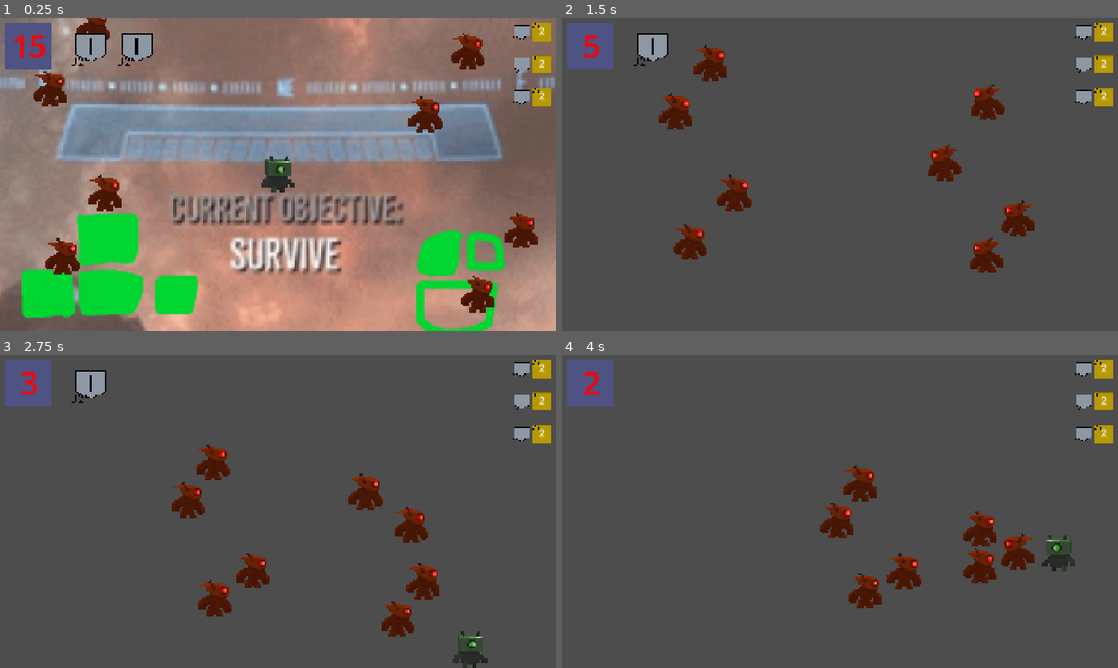
Above: before the commit, frames 1-4 (two rows, left to right).
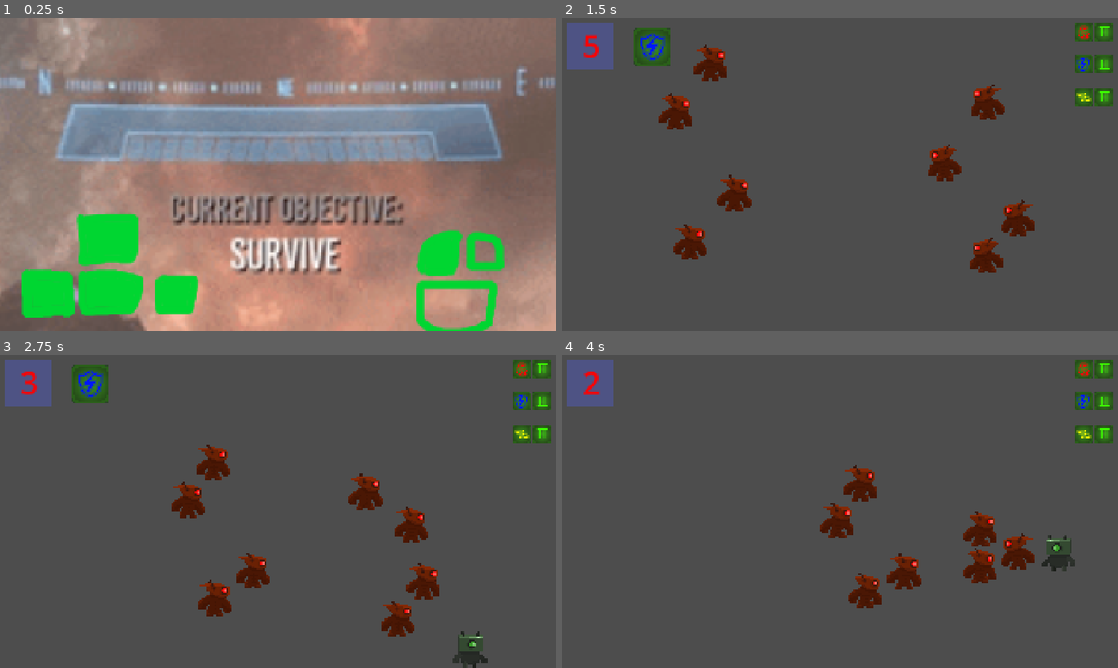
Above: after the commit, the same moments.

Repository: Paul-Sml/GameJam-gmtk2026
Game: Godot game, scene res://game_scene.tscn
The game is run twice, just before and just after one commit, with the same random seed, the same clock (stepped at 60 frames per second) and the same inputs.
Inputs (mouse positions are in pixels of both pictures, inside the frame that each line leads up to):
- Up to frame 1 (0.25 s): no input
- Up to frame 2 (1.5 s): tap Enter at 0.5 s; move the mouse to (962, 158) at 0.52 s; hold Right (right) 0.53-1.28 s; click (962, 158) at 0.6 s; move the mouse to (728, 190) at 1.27 s; hold Down (down) from 1.28 s (still down); click (728, 190) at 1.35 s
- Up to frame 3 (2.75 s): move the mouse to (333, 442) at 2.02 s; release Down (down) at 2.03 s; hold Right (right) from 2.03 s (still down); click (333, 442) at 2.1 s
- Up to frame 4 (4 s): move the mouse to (812, 574) at 2.77 s; release Right (right) at 2.78 s; hold Up (up) 2.78-3.53 s; click (812, 574) at 2.85 s; move the mouse to (1006, 558) at 3.52 s; hold Left (left) from 3.53 s (still down); click (1006, 558) at 3.6 s

The runs differ from the first frame. In frame 1, 7.0% of the frame differs, in the area x 0-100%, y 0-95%; in frame 2, 2.0%; in frame 3, 2.0%; in frame 4, 1.2%.

Commit message:
neg buttons

Diff:
--- a/PlayerStats.gd
+++ b/PlayerStats.gd
@@ -1,4 +1,12 @@
 extends Node
+
+var stats_points: Dictionary[int, CompressedTexture2D] = {
+	2: preload("res://Assets/LevelDownMenu/StatLvl2.png"),
+	1: preload("res://Assets/LevelDownMenu/StatLvl1.png"),
+	0: preload("res://Assets/LevelDownMenu/StatLvl0.png"),
+	-1: preload("res://Assets/LevelDownMenu/StatLvl-1.png"),
+	-2: preload("res://Assets/LevelDownMenu/StatLvl-2.png"),
+}
 
 signal armor_updated(amount: int)
 
--- a/UI/level_down_menu.gd
+++ b/UI/level_down_menu.gd
@@ -5,10 +5,27 @@
 
 var saved_player_resource: CharacterStatsResource
 @onready var level_down_transi: TextureButton = %LevelDownTransi
-@onready var armor_button: TextureButton = $Menuing/VBoxContainer2/Armor/TickableCounter/ArmorButton
-@onready var strength_button: TextureButton = $Menuing/VBoxContainer2/Strength/TickableCounter/StrengthButton
-@onready var speed_button: TextureButton = $Menuing/VBoxContainer2/Speed/TickableCounter/SpeedButton
 @onready var remaining_points_texture: TextureRect = %TextureRect3
+@onready var strength_button: TextureButton = %StrengthButton
+@onready var armor_button: TextureButton = %ArmorButton
+@onready var speed_button: TextureButton = %SpeedButton
+const BUTTON_NEG = preload("uid://da0y7rnb7y1x0")
+const BUTTON_NEG_PRESSED = preload("uid://ccy1ibmjqgyhg")
+const BUTTON_POS = preload("uid://cdn3hop83k8h4")
+const BUTTON_POS_PRESSED = preload("uid://biv2iyx4ebhnh")
+
+func set_buttons_textures() -> void:
+	set_button_textures(armor_button, PlayerStats.resource.armor)
+	set_button_textures(strength_button, PlayerStats.resource.strength)
+	set_button_textures(speed_button, PlayerStats.resource.speed)
+
+func set_button_textures(button: TextureButton, amount: int) -> void:
+	if amount > 0:
+		button.texture_normal = BUTTON_POS
+		button.texture_pressed = BUTTON_POS_PRESSED
+	else:
+		button.texture_normal = BUTTON_NEG
+		button.texture_pressed = BUTTON_NEG_PRESSED
 
 var can_skip: bool = false
 
@@ -37,47 +54,54 @@
 
 @onready var level_label: Label = %LevelLabel
 @onready var points_label: Label = %PointsLabel
-@onready var armor_label: Label = %ArmorLabel
-@onready var strength_label: Label = %StrengthLabel
-@onready var speed_label: Label = %SpeedLabel
+@onready var armor_amount: TextureRect = %ArmorAmount
+@onready var strength_amount: TextureRect = %StrengthAmount
+@onready var speed_amount: TextureRect = %SpeedAmount
 
 func update_visuals() -> void:
 	level_label.text = str(PlayerStats.resource.level)
 	points_label.text = str(PlayerStats.resource.points_remaining)
-	armor_label.text = str(PlayerStats.resource.armor)
-	strength_label.text = str(PlayerStats.resource.strength)
-	speed_label.text = str(PlayerStats.resource.speed)
+	armor_amount.texture = PlayerStats.stats_points.get(PlayerStats.resource.armor)
+	strength_amount.texture = PlayerStats.stats_points.get(PlayerStats.resource.strength)
+	speed_amount.texture = PlayerStats.stats_points.get(PlayerStats.resource.speed)
 	if PlayerStats.resource.points_remaining == 0:
 		visible_buttons(false)
 	else:
 		visible_buttons(true)
+		set_buttons_textures()
 
 func _on_armor_button_pressed() -> void:
 	if PlayerStats.resource.points_remaining < 0:
 		PlayerStats.resource.armor -= 1
-		armor_label.text = str(PlayerStats.resource.armor)
+		armor_amount.texture = PlayerStats.stats_points.get(PlayerStats.resource.armor)
 		PlayerStats.resource.points_remaining += 1
 		points_label.text = str(PlayerStats.resource.points_remaining)
 		if PlayerStats.resource.points_remaining == 0:
 			visible_buttons(false)
+		else:
+			set_buttons_textures()
 
 func _on_strength_button_pressed() -> void:
 	if PlayerStats.resource.points_remaining < 0:
 		PlayerStats.resource.strength -= 1
-		strength_label.text = str(PlayerStats.resource.strength)
+		strength_amount.texture = PlayerStats.stats_points.get(PlayerStats.resource.strength)
 		PlayerStats.resource.points_remaining += 1
 		points_label.text = str(PlayerStats.resource.points_remaining)
 		if PlayerStats.resource.points_remaining == 0:
 			visible_buttons(false)
+		else:
+			set_buttons_textures()
 
 func _on_speed_button_pressed() -> void:
 	if PlayerStats.resource.points_remaining < 0:
 		PlayerStats.resource.speed -= 1
-		speed_label.text = str(PlayerStats.resource.speed)
+		speed_amount.texture = PlayerStats.stats_points.get(PlayerStats.resource.speed)
 		PlayerStats.resource.points_remaining += 1
 		points_label.text = str(PlayerStats.resource.points_remaining)
 		if PlayerStats.resource.points_remaining == 0:
 			visible_buttons(false)
+		else:
+			set_buttons_textures()
 
 func visible_buttons(_is_visible: bool) -> void:
 	armor_button.modulate = Color(1, 1, 1, 1 if _is_visible else 0)
--- a/UI/level_down_menu.tscn
+++ b/UI/level_down_menu.tscn
@@ -164,6 +164,42 @@
 grow_vertical = 2
 theme_override_constants/separation = 16
 
+[node name="Strength" type="HBoxContainer" parent="Menuing/VBoxContainer2" unique_id=662770086]
+layout_mode = 2
+size_flags_horizontal = 4
+size_flags_vertical = 4
+theme_override_constants/separation = 0
+
+[node name="TickableCounter" type="VBoxContainer" parent="Menuing/VBoxContainer2/Strength" unique_id=917302852]
+propagate_maximum_size = false
+layout_mode = 2
+size_flags_horizontal = 4
+size_flags_vertical = 4
+theme_override_constants/separation = 0
+
+[node name="StrengthAmount" type="TextureRect" parent="Menuing/VBoxContainer2/Strength/TickableCounter" unique_id=576220898]
+unique_name_in_owner = true
+layout_mode = 2
+size_flags_horizontal = 4
+size_flags_vertical = 4
+texture = ExtResource("6_ehsoa")
+stretch_mode = 2
+
+[node name="StrengthButton" type="TextureButton" parent="Menuing/VBoxContainer2/Strength/TickableCounter" unique_id=1585916686]
+unique_name_in_owner = true
+custom_minimum_size = Vector2(0, 16)
+custom_maximum_size = Vector2(-1, 16)
+layout_mode = 2
+size_flags_horizontal = 4
+size_flags_vertical = 4
+texture_normal = ExtResource("9_0r26s")
+texture_pressed = ExtResource("10_ehsoa")
+
+[node name="StatIcon" type="TextureRect" parent="Menuing/VBoxContainer2/Strength" unique_id=921039677]
+layout_mode = 2
+texture = ExtResource("11_kms23")
+stretch_mode = 2
+
 [node name="Armor" type="HBoxContainer" parent="Menuing/VBoxContainer2" unique_id=2041470644]
 layout_mode = 2
 size_flags_horizontal = 4
@@ -177,26 +213,16 @@
 size_flags_vertical = 4
 theme_override_constants/separation = 0
 
-[node name="StatHolder" type="TextureRect" parent="Menuing/VBoxContainer2/Armor/TickableCounter" unique_id=236620278]
+[node name="ArmorAmount" type="TextureRect" parent="Menuing/VBoxContainer2/Armor/TickableCounter" unique_id=236620278]
+unique_name_in_owner = true
 layout_mode = 2
 size_flags_horizontal = 4
 size_flags_vertical = 4
 texture = ExtResource("6_ehsoa")
 stretch_mode = 2
 
-[node name="ArmorLabel" type="Label" parent="Menuing/VBoxContainer2/Armor/TickableCounter/StatHolder" unique_id=1259862459]
-unique_name_in_owner = true
-layout_mode = 1
-anchors_preset = 15
-anchor_right = 1.0
-anchor_bottom = 1.0
-grow_horizontal = 2
-grow_vertical = 2
-text = "2"
-horizontal_alignment = 1
-vertical_alignment = 1
-
 [node name="ArmorButton" type="TextureButton" parent="Menuing/VBoxContainer2/Armor/TickableCounter" unique_id=517934494]
+unique_name_in_owner = true
 custom_minimum_size = Vector2(0, 16)
 custom_maximum_size = Vector2(-1, 16)
 layout_mode = 2
@@ -210,39 +236,29 @@
 texture = ExtResource("10_rr061")
 stretch_mode = 2
 
-[node name="Strength" type="HBoxContainer" parent="Menuing/VBoxContainer2" unique_id=662770086]
-layout_mode = 2
-size_flags_horizontal = 4
-size_flags_vertical = 4
-theme_override_constants/separation = 0
-
-[node name="TickableCounter" type="VBoxContainer" parent="Menuing/VBoxContainer2/Strength" unique_id=917302852]
+[node name="Speed" type="HBoxContainer" parent="Menuing/VBoxContainer2" unique_id=880940108]
+layout_mode = 2
+size_flags_horizontal = 4
+size_flags_vertical = 4
+theme_override_constants/separation = 0
+
+[node name="TickableCounter" type="VBoxContainer" parent="Menuing/VBoxContainer2/Speed" unique_id=1956248517]
 propagate_maximum_size = false
 layout_mode = 2
 size_flags_horizontal = 4
 size_flags_vertical = 4
 theme_override_constants/separation = 0
 
-[node name="StatHolder" type="TextureRect" parent="Menuing/VBoxContainer2/Strength/TickableCounter" unique_id=576220898]
+[node name="SpeedAmount" type="TextureRect" parent="Menuing/VBoxContainer2/Speed/TickableCounter" unique_id=1746126147]
+unique_name_in_owner = true
 layout_mode = 2
 size_flags_horizontal = 4
 size_flags_vertical = 4
 texture = ExtResource("6_ehsoa")
 stretch_mode = 2
 
-[node name="StrengthLabel" type="Label" parent="Menuing/VBoxContainer2/Strength/TickableCounter/StatHolder" unique_id=1387707334]
-unique_name_in_owner = true
-layout_mode = 1
-anchors_preset = 15
-anchor_right = 1.0
-anchor_bottom = 1.0
-grow_horizontal = 2
-grow_vertical = 2
-text = "2"
-horizontal_alignment = 1
-vertical_alignment = 1
-
-[node name="StrengthButton" type="TextureButton" parent="Menuing/VBoxContainer2/Strength/TickableCounter" unique_id=1585916686]
+[node name="SpeedButton" type="TextureButton" parent="Menuing/VBoxContainer2/Speed/TickableCounter" unique_id=1048010615]
+unique_name_in_owner = true
 custom_minimum_size = Vector2(0, 16)
 custom_maximum_size = Vector2(-1, 16)
 layout_mode = 2
@@ -251,52 +267,6 @@
 texture_normal = ExtResource("9_0r26s")
 texture_pressed = ExtResource("10_ehsoa")
 
-[node name="StatIcon" type="TextureRect" parent="Menuing/VBoxContainer2/Strength" unique_id=921039677]
-layout_mode = 2
-texture = ExtResource("11_kms23")
-stretch_mode = 2
-
-[node name="Speed" type="HBoxContainer" parent="Menuing/VBoxContainer2" unique_id=880940108]
-layout_mode = 2
-size_flags_horizontal = 4
-size_flags_vertical = 4
-theme_override_constants/separation = 0
-
-[node name="TickableCounter" type="VBoxContainer" parent="Menuing/VBoxContainer2/Speed" unique_id=1956248517]
-propagate_maximum_size = false
-layout_mode = 2
-size_flags_horizontal = 4
-size_flags_vertical = 4
-theme_override_constants/separation = 0
-
-[node name="StatHolder" type="TextureRect" parent="Menuing/VBoxContainer2/Speed/TickableCounter" unique_id=1746126147]
-layout_mode = 2
-size_flags_horizontal = 4
-size_flags_vertical = 4
-texture = ExtResource("6_ehsoa")
-stretch_mode = 2
-
-[node name="SpeedLabel" type="Label" parent="Menuing/VBoxContainer2/Speed/TickableCounter/StatHolder" unique_id=1016905411]
-unique_name_in_owner = true
-layout_mode = 1
-anchors_preset = 15
-anchor_right = 1.0
-anchor_bottom = 1.0
-grow_horizontal = 2
-grow_vertical = 2
-text = "2"
-horizontal_alignment = 1
-vertical_alignment = 1
-
-[node name="SpeedButton" type="TextureButton" parent="Menuing/VBoxContainer2/Speed/TickableCounter" unique_id=1048010615]
-custom_minimum_size = Vector2(0, 16)
-custom_maximum_size = Vector2(-1, 16)
-layout_mode = 2
-size_flags_horizontal = 4
-size_flags_vertical = 4
-texture_normal = ExtResource("9_0r26s")
-texture_pressed = ExtResource("10_ehsoa")
-
 [node name="StatIcon" type="TextureRect" parent="Menuing/VBoxContainer2/Speed" unique_id=1774295888]
 layout_mode = 2
 texture = ExtResource("12_d0acn")
--- a/game_manager.gd
+++ b/game_manager.gd
@@ -12,9 +12,9 @@
 	5
 ]
 
-@onready var armor_label: Label = %ArmorLabel
-@onready var strength_label: Label = %StrengthLabel
-@onready var speed_label: Label = %SpeedLabel
+@onready var armor_amt: TextureRect = %ArmorAmt
+@onready var strength_amt: TextureRect = %StrengthAmt
+@onready var speed_amt: TextureRect = %SpeedAmt
 
 @onready var current_level: Node2D = %CurrentLevel
 @onready var canvas_layer: CanvasLayer = %CanvasLayer
@@ -32,9 +32,9 @@
 	print("new level !")
 	load_stage(level_id)
 
-	armor_label.text = str(PlayerStats.resource.armor)
-	strength_label.text = str(PlayerStats.resource.strength)
-	speed_label.text = str(PlayerStats.resource.speed)
+	armor_amt.texture = PlayerStats.stats_points.get(PlayerStats.resource.armor)
+	strength_amt.texture = PlayerStats.stats_points.get(PlayerStats.resource.strength)
+	speed_amt.texture = PlayerStats.stats_points.get(PlayerStats.resource.speed)
 
 	survive.visible = true
 	await wait_for_input()
--- a/game_scene.tscn
+++ b/game_scene.tscn
@@ -3,10 +3,12 @@
 [ext_resource type="Script" uid="uid://c8el6ix1m6vux" path="res://game_manager.gd" id="1_mj2jn"]
 [ext_resource type="PackedScene" uid="uid://do8qr8om2w3yh" path="res://UI/Timer/timer.tscn" id="1_mlf6e"]
 [ext_resource type="PackedScene" uid="uid://cqk7qvvfkqgfr" path="res://UI/level_down_menu.tscn" id="3_v1wow"]
-[ext_resource type="Texture2D" uid="uid://dltodj6c2ycd1" path="res://Assets/LevelDownMenu/stat_icon_armor.png" id="4_kdryc"]
+[ext_resource type="Texture2D" uid="uid://db43y5yw30l58" path="res://Assets/LevelDownMenu/Icon2.png" id="4_udeyl"]
 [ext_resource type="Texture2D" uid="uid://b1yysssaxylsf" path="res://Assets/LevelDownMenu/stat_holder.png" id="5_e35lh"]
+[ext_resource type="Texture2D" uid="uid://bjyyj5wn6ft8s" path="res://Assets/LevelDownMenu/Icon1.png" id="5_miq82"]
 [ext_resource type="Texture2D" uid="uid://4iy3dio86avk" path="res://Assets/Other UI/survive_screen.png" id="6_e35lh"]
 [ext_resource type="Texture2D" uid="uid://dtchdch4nigm1" path="res://Assets/LevelDownMenu/stat_button.png" id="6_udeyl"]
+[ext_resource type="Texture2D" uid="uid://d4e7qup837qpe" path="res://Assets/LevelDownMenu/Icon3.png" id="8_j5hk1"]
 
 [node name="GameScene" type="Node2D" unique_id=312310118]
 script = ExtResource("1_mj2jn")
@@ -14,6 +16,7 @@
 [node name="CurrentLevel" type="Node2D" parent="." unique_id=2007242987]
 unique_name_in_owner = true
 process_mode = 4
+visible = false
 position = Vector2(960, 540)
 
 [node name="Survive" type="Sprite2D" parent="." unique_id=1964489980]
@@ -25,6 +28,7 @@
 
 [node name="CanvasLayer" type="CanvasLayer" parent="." unique_id=448152598]
 unique_name_in_owner = true
+visible = false
 
 [node name="Timer" parent="CanvasLayer" unique_id=1613158427 instance=ExtResource("1_mlf6e")]
 unique_name_in_owner = true
@@ -55,13 +59,13 @@
 layout_mode = 2
 size_flags_horizontal = 4
 size_flags_vertical = 4
-texture = ExtResource("4_kdryc")
+texture = ExtResource("4_udeyl")
 
 [node name="TextureRect2" type="TextureRect" parent="CanvasLayer/PlayerUI/ArmorIcons" unique_id=443196683]
 layout_mode = 2
 size_flags_horizontal = 4
 size_flags_vertical = 4
-texture = ExtResource("4_kdryc")
+texture = ExtResource("4_udeyl")
 
 [node name="MarginContainer" type="MarginContainer" parent="CanvasLayer/PlayerUI" unique_id=1556402924]
 layout_mode = 1
@@ -82,6 +86,40 @@
 layout_mode = 2
 theme_override_constants/separation = 8
 
+[node name="Strength" type="HBoxContainer" parent="CanvasLayer/PlayerUI/MarginContainer/VBoxContainer2" unique_id=1607979713]
+layout_mode = 2
+size_flags_horizontal = 4
+size_flags_vertical = 4
+
+[node name="StatIcon" type="TextureRect" parent="CanvasLayer/PlayerUI/MarginContainer/VBoxContainer2/Strength" unique_id=695645616]
+layout_mode = 2
+texture = ExtResource("5_miq82")
+stretch_mode = 2
+
+[node name="TickableCounter" type="VBoxContainer" parent="CanvasLayer/PlayerUI/MarginContainer/VBoxContainer2/Strength" unique_id=1054011288]
+propagate_maximum_size = false
+layout_mode = 2
+size_flags_horizontal = 4
+size_flags_vertical = 4
+theme_override_constants/separation = 0
+
+[node name="StrengthAmt" type="TextureRect" parent="CanvasLayer/PlayerUI/MarginContainer/VBoxContainer2/Strength/TickableCounter" unique_id=600461116]
+unique_name_in_owner = true
+layout_mode = 2
+size_flags_horizontal = 4
+size_flags_vertical = 4
+texture = ExtResource("5_e35lh")
+stretch_mode = 2
+
+[node name="StrengthButton" type="TextureButton" parent="CanvasLayer/PlayerUI/MarginContainer/VBoxContainer2/Strength/TickableCounter" unique_id=855977829]
+modulate = Color(1, 1, 1, 0)
+custom_minimum_size = Vector2(0, 16)
+custom_maximum_size = Vector2(-1, 16)
+layout_mode = 2
+size_flags_horizontal = 4
+size_flags_vertical = 4
+texture_normal = ExtResource("6_udeyl")
+
 [node name="Armor" type="HBoxContainer" parent="CanvasLayer/PlayerUI/MarginContainer/VBoxContainer2" unique_id=1283895023]
 layout_mode = 2
 size_flags_horizontal = 4
@@ -89,7 +127,7 @@
 
 [node name="StatIcon" type="TextureRect" parent="CanvasLayer/PlayerUI/MarginContainer/VBoxContainer2/Armor" unique_id=1036092823]
 layout_mode = 2
-texture = ExtResource("4_kdryc")
+texture = ExtResource("4_udeyl")
 stretch_mode = 2
 
 [node name="TickableCounter" type="VBoxContainer" parent="CanvasLayer/PlayerUI/MarginContainer/VBoxContainer2/Armor" unique_id=1789835924]
@@ -99,24 +137,13 @@
 size_flags_vertical = 4
 theme_override_constants/separation = 0
 
-[node name="StatHolder" type="TextureRect" parent="CanvasLayer/PlayerUI/MarginContainer/VBoxContainer2/Armor/TickableCounter" unique_id=1518564696]
+[node name="ArmorAmt" type="TextureRect" parent="CanvasLayer/PlayerUI/MarginContainer/VBoxContainer2/Armor/TickableCounter" unique_id=1518564696]
+unique_name_in_owner = true
 layout_mode = 2
 size_flags_horizontal = 4
 size_flags_vertical = 4
 texture = ExtResource("5_e35lh")
 stretch_mode = 2
-
-[node name="ArmorLabel" type="Label" parent="CanvasLayer/PlayerUI/MarginContainer/VBoxContainer2/Armor/TickableCounter/StatHolder" unique_id=1828946605]
-unique_name_in_owner = true
-layout_mode = 1
-anchors_preset = 15
-anchor_right = 1.0
-anchor_bottom = 1.0
-grow_horizontal = 2
-grow_vertical = 2
-text = "2"
-horizontal_alignment = 1
-vertical_alignment = 1
 
 [node name="ArmorButton" type="TextureButton" parent="CanvasLayer/PlayerUI/MarginContainer/VBoxContainer2/Armor/TickableCounter" unique_id=1940965894]
 modulate = Color(1, 1, 1, 0)
@@ -127,51 +154,6 @@
 size_flags_vertical = 4
 texture_normal = ExtResource("6_udeyl")
 
-[node name="Strength" type="HBoxContainer" parent="CanvasLayer/PlayerUI/MarginContainer/VBoxContainer2" unique_id=1607979713]
-layout_mode = 2
-size_flags_horizontal = 4
-size_flags_vertical = 4
-
-[node name="StatIcon" type="TextureRect" parent="CanvasLayer/PlayerUI/MarginContainer/VBoxContainer2/Strength" unique_id=695645616]
-layout_mode = 2
-texture = ExtResource("4_kdryc")
-stretch_mode = 2
-
-[node name="TickableCounter" type="VBoxContainer" parent="CanvasLayer/PlayerUI/MarginContainer/VBoxContainer2/Strength" unique_id=1054011288]
-propagate_maximum_size = false
-layout_mode = 2
-size_flags_horizontal = 4
-size_flags_vertical = 4
-theme_override_constants/separation = 0
-
-[node name="StatHolder" type="TextureRect" parent="CanvasLayer/PlayerUI/MarginContainer/VBoxContainer2/Strength/TickableCounter" unique_id=600461116]
-layout_mode = 2
-size_flags_horizontal = 4
-size_flags_vertical = 4
-texture = ExtResource("5_e35lh")
-stretch_mode = 2
-
-[node name="StrengthLabel" type="Label" parent="CanvasLayer/PlayerUI/MarginContainer/VBoxContainer2/Strength/TickableCounter/StatHolder" unique_id=1388205001]
-unique_name_in_owner = true
-layout_mode = 1
-anchors_preset = 15
-anchor_right = 1.0
-anchor_bottom = 1.0
-grow_horizontal = 2
-grow_vertical = 2
-text = "2"
-horizontal_alignment = 1
-vertical_alignment = 1
-
-[node name="StrengthButton" type="TextureButton" parent="CanvasLayer/PlayerUI/MarginContainer/VBoxContainer2/Strength/TickableCounter" unique_id=855977829]
-modulate = Color(1, 1, 1, 0)
-custom_minimum_size = Vector2(0, 16)
-custom_maximum_size = Vector2(-1, 16)
-layout_mode = 2
-size_flags_horizontal = 4
-size_flags_vertical = 4
-texture_normal = ExtResource("6_udeyl")
-
 [node name="Speed" type="HBoxContainer" parent="CanvasLayer/PlayerUI/MarginContainer/VBoxContainer2" unique_id=1886386486]
 layout_mode = 2
 size_flags_horizontal = 4
@@ -179,7 +161,7 @@
 
 [node name="StatIcon" type="TextureRect" parent="CanvasLayer/PlayerUI/MarginContainer/VBoxContainer2/Speed" unique_id=921304977]
 layout_mode = 2
-texture = ExtResource("4_kdryc")
+texture = ExtResource("8_j5hk1")
 stretch_mode = 2
 
 [node name="TickableCounter" type="VBoxContainer" parent="CanvasLayer/PlayerUI/MarginContainer/VBoxContainer2/Speed" unique_id=1175796332]
@@ -189,24 +171,13 @@
 size_flags_vertical = 4
 theme_override_constants/separation = 0
 
-[node name="StatHolder" type="TextureRect" parent="CanvasLayer/PlayerUI/MarginContainer/VBoxContainer2/Speed/TickableCounter" unique_id=500910210]
+[node name="SpeedAmt" type="TextureRect" parent="CanvasLayer/PlayerUI/MarginContainer/VBoxContainer2/Speed/TickableCounter" unique_id=500910210]
+unique_name_in_owner = true
 layout_mode = 2
 size_flags_horizontal = 4
 size_flags_vertical = 4
 texture = ExtResource("5_e35lh")
 stretch_mode = 2
-
-[node name="SpeedLabel" type="Label" parent="CanvasLayer/PlayerUI/MarginContainer/VBoxContainer2/Speed/TickableCounter/StatHolder" unique_id=579611457]
-unique_name_in_owner = true
-layout_mode = 1
-anchors_preset = 15
-anchor_right = 1.0
-anchor_bottom = 1.0
-grow_horizontal = 2
-grow_vertical = 2
-text = "2"
-horizontal_alignment = 1
-vertical_alignment = 1
 
 [node name="SpeedButton" type="TextureButton" parent="CanvasLayer/PlayerUI/MarginContainer/VBoxContainer2/Speed/TickableCounter" unique_id=783980608]
 modulate = Color(1, 1, 1, 0)
Not shown: 1 places in UI/level_down_menu.tscn that only renumber resources
